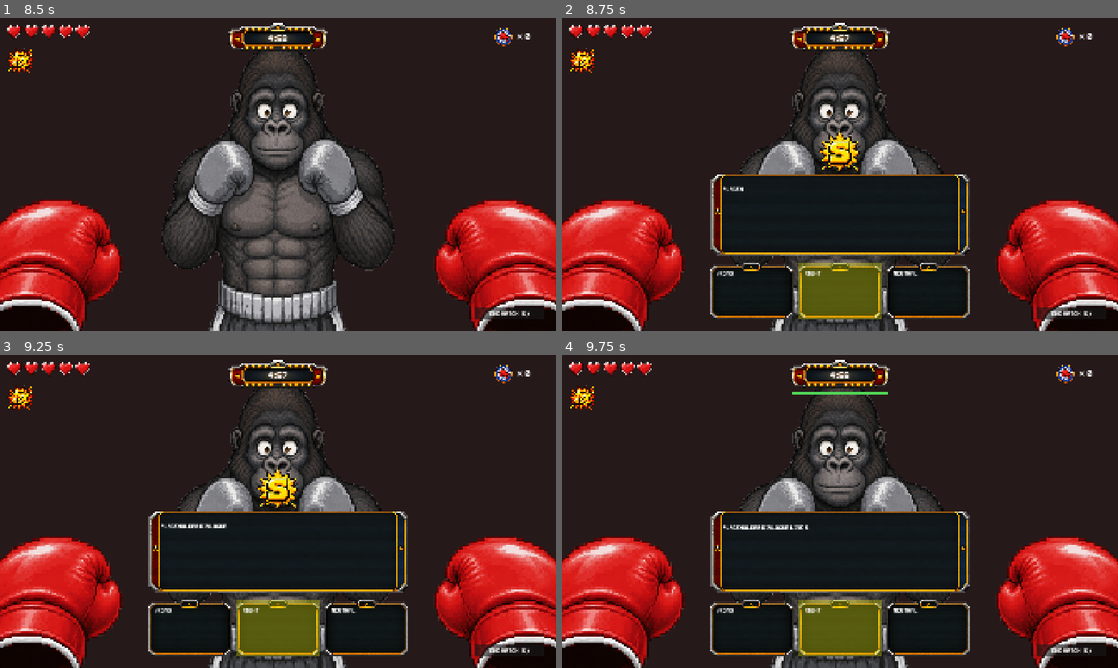
Above: before the commit, frames 1-4 (two rows, left to right).
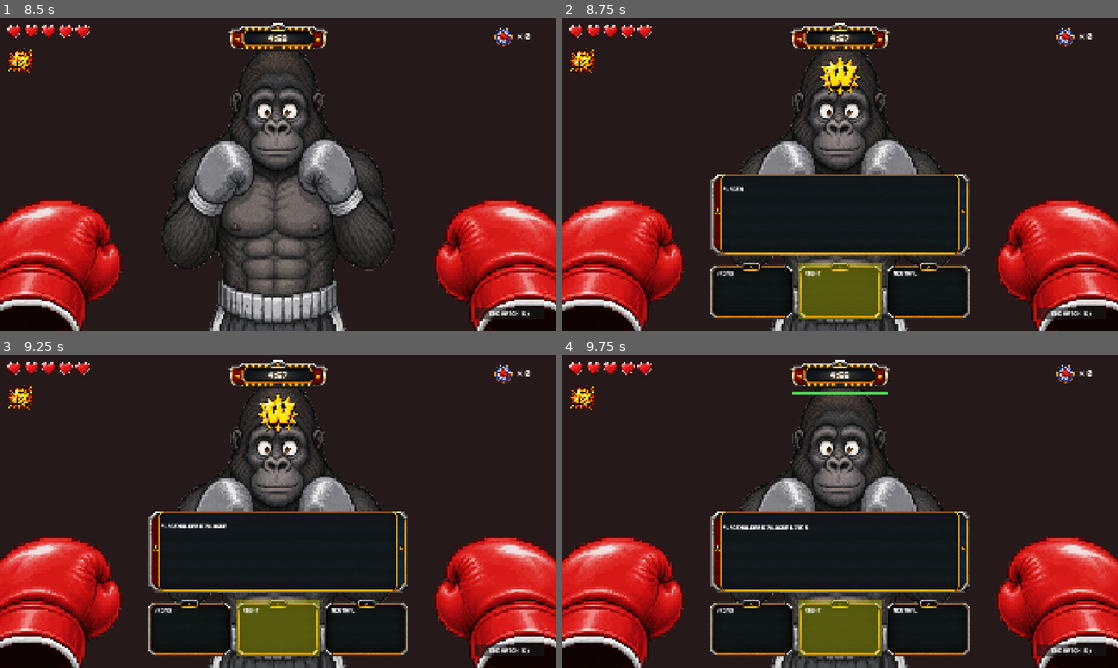
Above: after the commit, the same moments.

Repository: nicholasmejia/love-and-boxing
Game: Godot game, scene res://scenes/title_screen.tscn
Two runs of this game, one before a commit and one after it. Both use one fixed random seed, a clock stepped at 60 frames per second and the inputs below.
Inputs (mouse positions are in pixels of both pictures, inside the frame that each line leads up to):
- Up to frame 1 (8.5 s): click "Start" at 0.5 s; click "Tofu (Easy)" at 1.25 s; click "End Match (K)" at 2 s; click "Return to Level Select (K)" at 2.75 s; click "Tofu (Easy)" at 3.5 s; tap Enter at 4.25 s; move the mouse to (400, 158) at 4.27 s; hold D (attack_right) 4.28-5 s; hold S (attack_body) 4.28-5 s; click (400, 158) at 4.42 s; tap W (attack_head) at 4.55, 6.05, 7.55 s; tap K (menu_confirm) at 5, 6.5, 7.25, 8 s; drag from (166, 190) to (250, 237) at 5.02 s; move the mouse to (333, 105) at 5.77 s; hold D (attack_right) 5.78-6.5 s; hold S (attack_body) 5.78-6.5 s; drag from (250, 237) to (111, 127) at 6.52 s; move the mouse to (444, 221) at 7.27 s; hold A (attack_left) 7.28-8 s; hold Shift 7.28-8 s; drag from (111, 127) to (194, 96) at 8.02 s
- Up to frame 2 (8.75 s): no input
- Up to frame 3 (9.25 s): move the mouse to (305, 511) at 8.77 s; hold Down (menu_down) from 8.78 s (still down); hold W (attack_head) from 8.78 s (still down); tap Ctrl at 8.85 s; click (305, 511) at 8.92 s
- Up to frame 4 (9.75 s): release Down (menu_down) at 9.5 s; release W (attack_head) at 9.5 s; drag from (756, 433) to (728, 527) at 9.52 s

Frame 1 is identical in both runs. In frame 2, 1.2% of the frame differs, in the area x 46-54%, y 12-49%; in frame 3, 1.2%; in frame 4, nothing differs.

Commit message:
feat: wire AttackPhase with combo progression, knockdowns, and KO win

Diff:
--- a/scripts/gameplay.gd
+++ b/scripts/gameplay.gd
@@ -16,10 +16,16 @@
 @onready var _gloves: PlayerGloves = $PlayerGloves
 @onready var _heart_row: HeartRow = $HeartRow
 @onready var _input_bar: InputTimerBar = $InputTimerBar
+@onready var _combo_meter: ComboMeter = $ComboMeter
+@onready var _knockdown_meter: KnockdownMeter = $KnockdownMeter
 
 var _clock := MatchClock.new()
 var _hearts := Hearts.new()
 var _defense: DefensePhase
+var _combo := ComboState.new()
+var _knockdowns := Knockdowns.new()
+var _attack: AttackPhase
+var _in_attack: bool = false
 var _deck := DialogueDeck.new()
 var _transitioning: bool = false
 var _awaiting_continue: bool = false
@@ -29,6 +35,7 @@
 
 const _BLOCK_FLASH_SECONDS := 0.15
 const _DAMAGE_HIT_SECONDS := 0.35
+const _PUNCH_FLASH_SECONDS := 0.15
 
 func _ready() -> void:
 	_opponent.configure("tofu")
@@ -43,10 +50,18 @@
 	_defense.repeat_started.connect(_on_repeat_started)
 	_defense.sequence_completed.connect(_input_bar.cancel)
 	_defense.show_started.connect(_on_show_started)
+	_attack = AttackPhase.new()
+	add_child(_attack)
+	_attack.step_flashed.connect(_on_attack_step_flashed)
+	_attack.step_landed.connect(_on_attack_step_landed)
+	_attack.attack_succeeded.connect(_on_attack_succeeded)
+	_attack.attack_failed.connect(_on_attack_failed)
 	_deck.load_prompts(_build_placeholder_deck())
 	_riddle.answer_submitted.connect(_on_answer_submitted)
 	_riddle.visible = false
 	_refresh_heart_row()
+	_refresh_combo_meter()
+	_refresh_knockdown_meter()
 	_start_round_one()
 
 func _start_round_one() -> void:
@@ -72,16 +87,25 @@
 		return
 	if _transitioning:
 		return
+	var direction := -1
 	if event.is_action_pressed("attack_head"):
-		_defense.player_input(SimonSequence.Direction.HEAD)
+		direction = SimonSequence.Direction.HEAD
 	elif event.is_action_pressed("attack_left"):
-		_defense.player_input(SimonSequence.Direction.LEFT)
+		direction = SimonSequence.Direction.LEFT
 	elif event.is_action_pressed("attack_body"):
-		_defense.player_input(SimonSequence.Direction.BODY)
+		direction = SimonSequence.Direction.BODY
 	elif event.is_action_pressed("attack_right"):
-		_defense.player_input(SimonSequence.Direction.RIGHT)
+		direction = SimonSequence.Direction.RIGHT
+	if direction == -1:
+		return
+	if _in_attack:
+		_attack.player_input(direction)
+	else:
+		_defense.player_input(direction)
 
 func _handle_round_end() -> void:
+	if _in_attack:
+		return  # let attack finish; round-end check re-fires after attack exit
 	_transitioning = true
 	_clock.pause()
 	_defense.stop()
@@ -254,6 +278,85 @@
 	_gloves.set_state(PlayerGloves.Side.RIGHT, PlayerGloves.State.IDLE)
 	_opponent.set_action(Opponent.Action.IDLE, Opponent.Direction.LEFT)
 
+func _refresh_combo_meter() -> void:
+	_combo_meter.set_level(_combo.level())
+
+func _refresh_knockdown_meter() -> void:
+	_knockdown_meter.set_count(_knockdowns.count())
+
+func _glove_side_for(direction: int) -> int:
+	# D-hook lands with the right glove; everything else uses the left glove,
+	# matching the block-side convention in _on_step_blocked.
+	return PlayerGloves.Side.RIGHT if direction == SimonSequence.Direction.RIGHT else PlayerGloves.Side.LEFT
+
+func _trigger_attack_phase() -> void:
+	_in_attack = true
+	_defense.stop()
+	_snap_clear_simon_visuals()
+	_opponent.set_action(Opponent.Action.GUARD_DOWN, Opponent.Direction.LEFT)
+	_attack.begin(_combo.input_count())
+
+func _on_attack_step_flashed(direction: int) -> void:
+	_prompts.flash(direction, _attack.step_seconds)
+
+func _on_attack_step_landed(index: int) -> void:
+	AudioBus.play_sfx("punch")
+	var direction: int = _attack.current_sequence().steps()[index]
+	var side: int = _glove_side_for(direction)
+	_prompts.flash_success(direction, _PUNCH_FLASH_SECONDS)
+	_gloves.set_state(side, PlayerGloves.State.PUNCH)
+	await get_tree().create_timer(_PUNCH_FLASH_SECONDS).timeout
+	_gloves.set_state(side, PlayerGloves.State.IDLE)
+
+func _on_attack_succeeded() -> void:
+	if _combo.is_at_knockdown_threshold():
+		await _play_knockdown_sequence()
+	else:
+		_combo.on_attack_success()
+		_refresh_combo_meter()
+		_return_to_defense_after_attack()
+
+func _on_attack_failed() -> void:
+	# CONTEXT.md → "Combo": failed attack inputs do not reset combo. We just
+	# return to defense.
+	_return_to_defense_after_attack()
+
+func _return_to_defense_after_attack() -> void:
+	_in_attack = false
+	_opponent_idle()
+	# Phase transition resets the Simon chain to length 1 (CONTEXT.md → Simon
+	# Sequence). stop+start clears any in-flight show generation and reseeds.
+	_defense.stop()
+	_defense.start()
+	_begin_breather_gap()  # 4s, riddle hidden, snap-show next prompt on exit
+
+func _play_knockdown_sequence() -> void:
+	_in_attack = false
+	_clock.pause()
+	_knockdowns.increment()
+	_refresh_knockdown_meter()
+	_opponent.set_action(Opponent.Action.KNOCKED_DOWN, Opponent.Direction.LEFT)
+	await _banner.show_message("Knock Down!", MatchPacing.KNOCK_DOWN_BANNER)
+	# KNOCKDOWN_PAUSE is the total clock-pause duration; the banner ate part of
+	# it, hold the remainder before resuming the clock.
+	var remainder := MatchPacing.KNOCKDOWN_PAUSE - MatchPacing.KNOCK_DOWN_BANNER
+	if remainder > 0.0:
+		await get_tree().create_timer(remainder).timeout
+	if _knockdowns.is_knockout():
+		await _banner.show_message("Knock Out!", MatchPacing.KNOCK_OUT_BANNER)
+		await _banner.show_message("You Win!", MatchPacing.YOU_WIN_BANNER)
+		Globals.last_match_outcome = Globals.MatchOutcome.WIN
+		SceneRouter.goto_match_results()
+		return
+	_combo.on_knockdown_completed()
+	_refresh_combo_meter()
+	_opponent_idle()
+	_clock.resume()
+	# CONTEXT.md → Fresh-Start Gap is the post-knockdown entry, not Breather Gap.
+	# Defense restarts inside _begin_fresh_start_gap() after the 1s dead-air front.
+	_defense.stop()
+	_begin_fresh_start_gap()
+
 # Placeholder deck for M9. Real per-opponent dialogue resources will land later
 # (CONTEXT.md → Dialogue Deck). Answer-card order is LEFT/MIDDLE/RIGHT =
 # WRONG/NEUTRAL/RIGHT to make the manual test trivial; real prompts will have
@@ -339,8 +442,4 @@
 			_visibility = RiddleVisibility.ENCOUNTER
 			_defense.replay()
 		Outcome.Type.RIGHT:
-			# Placeholder for M10's Attack Phase entry. M10 will replace the 1s
-			# banner with the real attack sequence and decide what to do with the
-			# round clock during it.
-			await _banner.show_message("Attack Window!", 1.0)
-			_begin_breather_gap()
+			_trigger_attack_phase()
--- a/scripts/match_pacing.gd
+++ b/scripts/match_pacing.gd
@@ -14,3 +14,8 @@
 const FIGHT_BANNER := 1.0
 const ROUND_OVER_BANNER := 3.0
 const TRY_AGAIN_BANNER := 1.5  # "Try again!" banner shown on NEUTRAL answer
+
+# Attack phase and knockdown timings, in seconds. See CONTEXT.md → "Attack Phase" + "Knockdown".
+const KNOCK_DOWN_BANNER := 2.0
+const KNOCK_OUT_BANNER := 2.0
+const YOU_WIN_BANNER := 2.0
